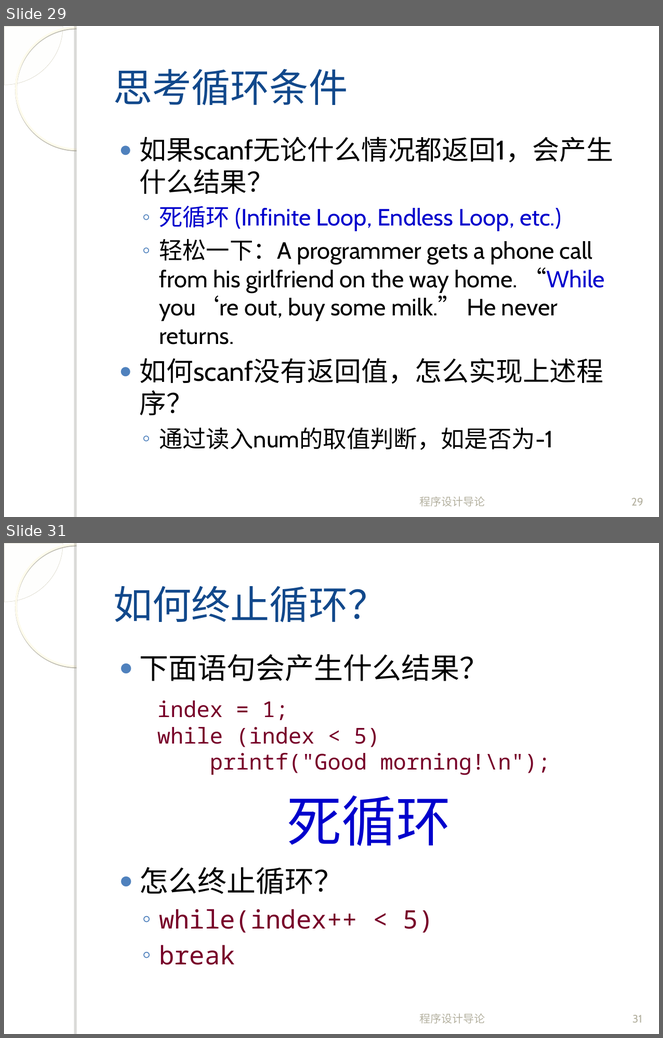
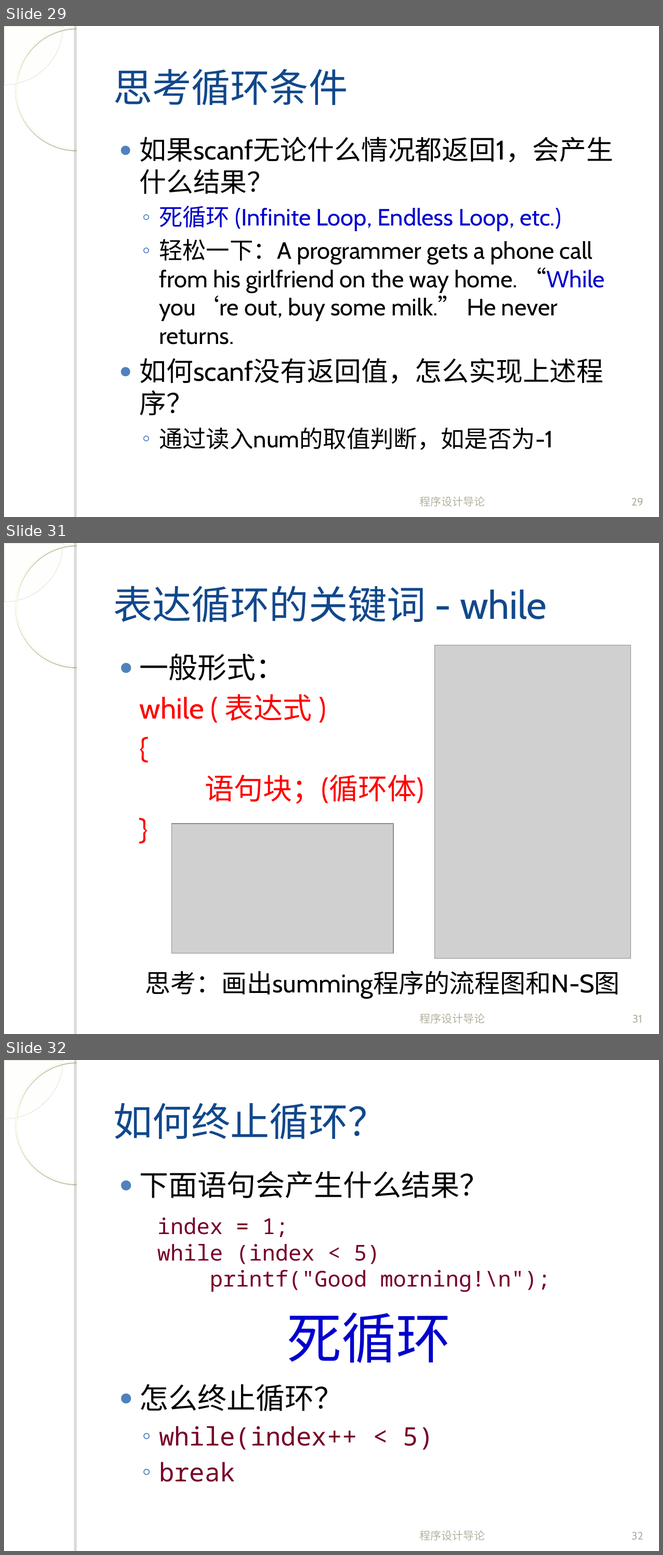
Before and after one commit to fanju1984/introduction-to-programming, a slide deck: introduction-to-programming/slides/2017/04-Control-Statement-2.ppt. Shown one above the other, each under a label of ours: slides 29 and 31 before the commit, slides 29, 31 and 32 after it; the slides between them are not shown. The pictures are 663x1038 and 663x1555 pixels, drawn with LibreOffice and Linux fonts; fonts in the diff are those of the drawing; grey boxes stand for pictures; background and template pictures are left out. Boxes give left, top, right and bottom in pixels: in the first picture for what was removed or moved away, otherwise in the second. Text is boxed around its words. In the diff, an @@ line names an element or a change of style, - is before the commit and + after.

```diff
--- a/introduction-to-programming/slides/2017/04-Control-Statement-2.ppt
+++ b/introduction-to-programming/slides/2017/04-Control-Statement-2.ppt
@@ slide 31 added at (4,543,659,1034), background picture (left out); not listed: 4 template elements that a slide beside it also shows @@
@@ title added at (113,586,547,622), 43 pt, text #11488B @@
+表达循环的关键词 - while
@@ picture added at (435,645,631,959) @@
@@ text added at (139,654,424,804), 32 pt, text #FF0000 @@
+● 一般形式：
+while ( 表达式 )
+{
+语句块；(循环体)
+}
@@ picture added at (172,824,394,954) @@
@@ text added at (145,971,620,999), 28 pt, text #000000 @@
+  思考：画出summing程序的流程图和N-S图
@@ text added at (420,1014,486,1024), 12 pt, text #B4B1A0 @@
+程序设计导论
@@ page number added at (633,1015,643,1023), 12 pt, text #B4B1A0 @@
+31
@@ what was slide 31 is now slide 32 @@
@@ page number at (632,1532,643,1540): text changed @@
-31
+32
```
Also in this commit, not shown: 3 slides changed, 1 slide removed.
